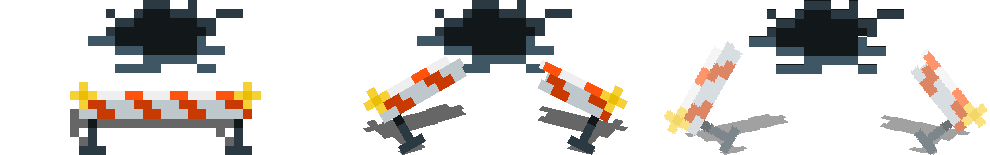
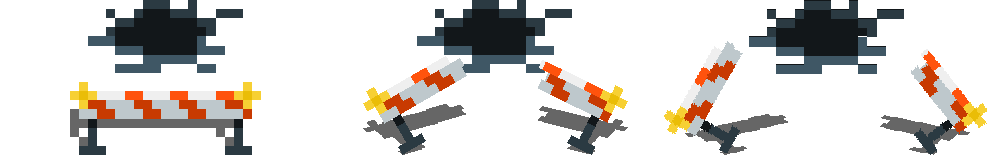
Before/after of a 990×155 layered artwork. What changed in the layer stack:
"Gruppe 1": opacity 61% → 100% over (x1=664, y1=41, x2=987, y2=155)
